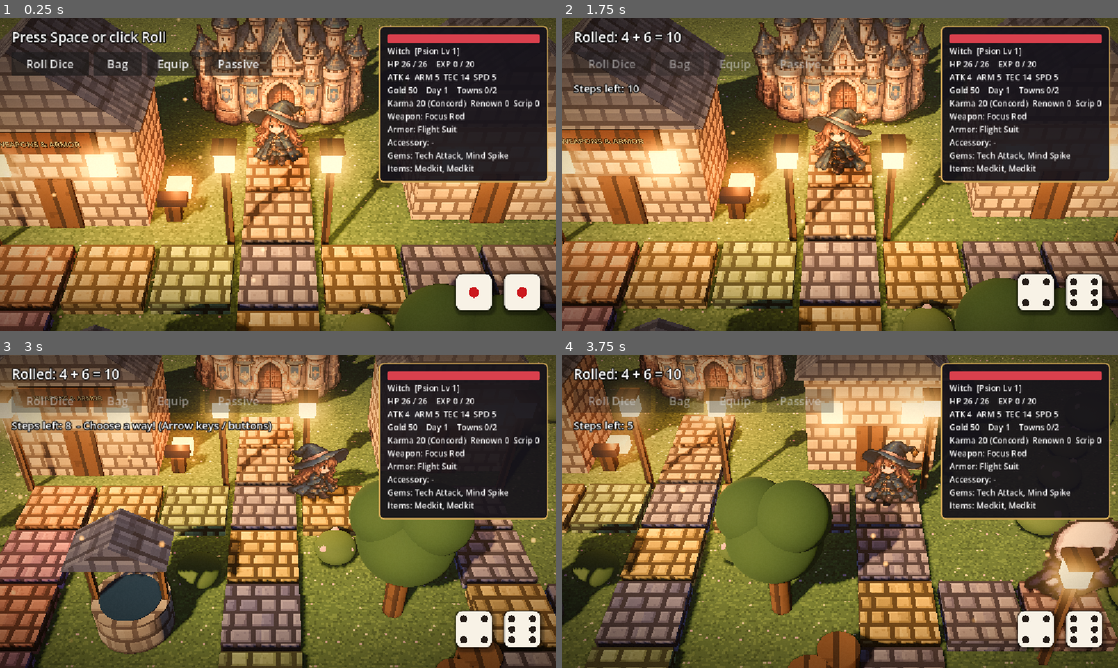
Above: before the commit, frames 1-4 (two rows, left to right).
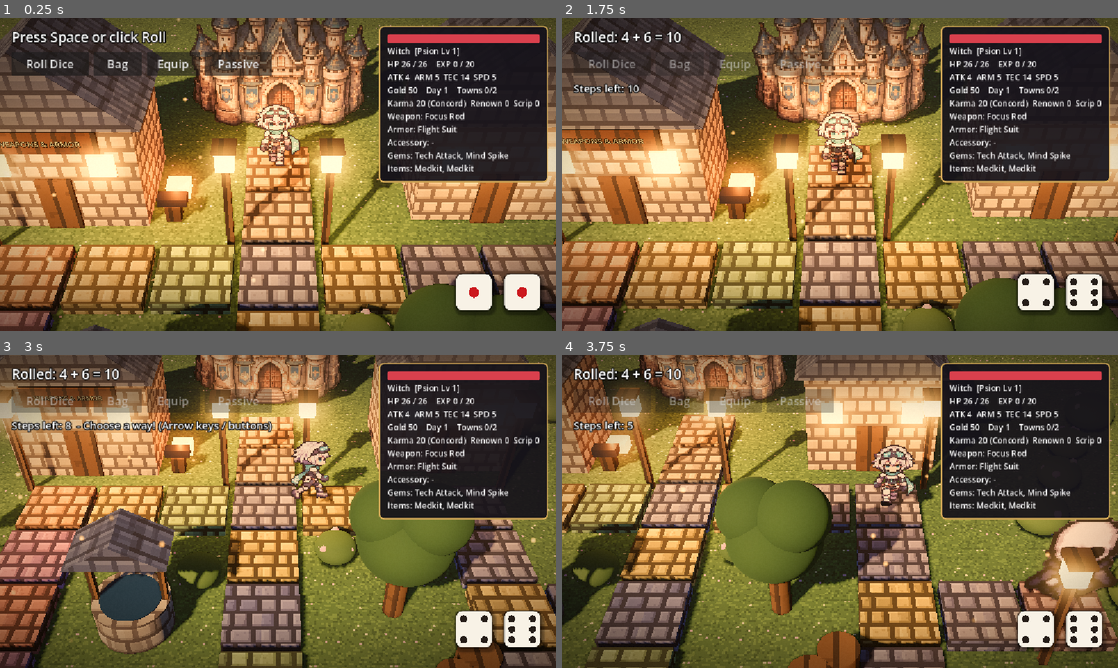
Above: after the commit, the same moments.

Repository: insomniainiu-dot/Project-Games
Game: Godot game, scene res://main.tscn
Two runs of this game, one before a commit and one after it. Both use one fixed random seed, a clock stepped at 60 frames per second and the inputs below.
Inputs (mouse positions are in pixels of both pictures, inside the frame that each line leads up to):
- Up to frame 1 (0.25 s): no input
- Up to frame 2 (1.75 s): click "Roll Dice" at 0.5 s; tap Enter (ui_accept) at 1.25, 1.52 s; move the mouse to (962, 158) at 1.27 s; hold Right (ui_right) from 1.28 s (still down); tap Z at 1.35 s
- Up to frame 3 (3 s): move the mouse to (166, 527) at 2.02 s; release Right (ui_right) at 2.03 s; hold Down (ui_down) 2.03-2.78 s; tap X at 2.1 s; tap Enter (ui_accept) at 2.27 s; move the mouse to (333, 442) at 2.77 s; hold Right (ui_right) from 2.78 s (still down); tap C at 2.85 s
- Up to frame 4 (3.75 s): move the mouse to (812, 574) at 3.52 s; release Right (ui_right) at 3.53 s; hold Up (ui_up) from 3.53 s (still down); tap 1 at 3.6 s

The runs differ from the first frame. In frame 1, 1.6% of the frame differs, in the area x 44-63%, y 26-48%; in frame 2, 1.6%; in frame 3, 1.6%, in the area x 51-69%, y 27-48%; in frame 4, 1.6%.

Commit message:
ADD character

Diff:
--- a/battle.gd
+++ b/battle.gd
@@ -55,8 +55,20 @@
 		var n: int = mon.frames
 		_mon_sprite.frame = n + int(_time * 6.0) % n # แถว 1 = หันซ้าย
 	if _player_sprite:
-		_player_sprite.frame = 21 if fmod(_time, 3.3) < 0.12 else 20 # ยืนหันขวา + กระพริบตา
-		_player_sprite.position.y = _player_home.y + sin(_time * 2.5) * 2.0
+		_player_sprite.frame = _player_idle_frame()
+
+
+## scout หันขวา (แถว 2 ของ scout_sheet): หายใจคอลัมน์ 0-3, กระพริบตาคอลัมน์ 4-5 ทุก 2 รอบหายใจ
+func _player_idle_frame() -> int:
+	const ROW := 2 * 10
+	var cycle := fmod(_time, 2.8)
+	var col := 0
+	if cycle >= 2.5: col = 3
+	elif cycle >= 1.5: col = 2
+	elif cycle >= 1.2: col = 1
+	elif int(_time / 2.8) % 2 == 1 and cycle >= 0.6 and cycle < 0.84:
+		col = 5 if cycle >= 0.66 and cycle < 0.78 else 4
+	return ROW + col
 
 
 # ================================================================ ลำดับการต่อสู้
@@ -337,7 +349,7 @@
 		shadow.color = Color(0, 0, 0, 0.35)
 		add_child(shadow)
 
-	_player_sprite = _make_sprite("res://witch_sheet.png", 4, 6, 2.2)
+	_player_sprite = _make_sprite("res://characters/scout_pixel/scout_sheet.png", 10, 4, 3.3)
 	_player_sprite.position = _player_home
 	add_child(_player_sprite)
 	_mon_sprite = _make_sprite(mon.sprite, mon.frames, 2, 2.2 * mon.scale)
--- /dev/null
+++ b/characters/scout_pixel/scout_demo.gd
@@ -0,0 +1,11 @@
+extends Node2D
+## Demo: arrow keys / WASD to walk, release to idle (breathing + blinking).
+
+const SPEED := 40.0
+
+@onready var scout: ScoutSprite = $Scout
+
+func _process(delta: float) -> void:
+	var v := Input.get_vector("ui_left", "ui_right", "ui_up", "ui_down")
+	scout.position += v * SPEED * delta
+	scout.set_velocity(v)
--- /dev/null
+++ b/characters/scout_pixel/scout_demo.tscn
@@ -0,0 +1,26 @@
+[gd_scene load_steps=4 format=3]
+
+[ext_resource type="Script" path="res://characters/scout_pixel/scout_demo.gd" id="1_demo"]
+[ext_resource type="SpriteFrames" path="res://characters/scout_pixel/scout_frames.tres" id="2_frames"]
+[ext_resource type="Script" path="res://characters/scout_pixel/scout_sprite.gd" id="3_sprite"]
+
+[node name="ScoutDemo" type="Node2D"]
+texture_filter = 1
+script = ExtResource("1_demo")
+
+[node name="Background" type="ColorRect" parent="."]
+offset_left = -200.0
+offset_top = -120.0
+offset_right = 200.0
+offset_bottom = 120.0
+color = Color(0.18, 0.2, 0.26, 1)
+
+[node name="Scout" type="AnimatedSprite2D" parent="."]
+texture_filter = 1
+sprite_frames = ExtResource("2_frames")
+animation = &"idle_down"
+offset = Vector2(0, -27)
+script = ExtResource("3_sprite")
+
+[node name="Camera2D" type="Camera2D" parent="."]
+zoom = Vector2(5, 5)
--- /dev/null
+++ b/characters/scout_pixel/scout_frames.tres
@@ -0,0 +1,381 @@
+[gd_resource type="SpriteFrames" format=3]
+
+[ext_resource type="Texture2D" path="res://characters/scout_pixel/scout_sheet.png" id="1_xpvgu"]
+
+[sub_resource type="AtlasTexture" id="AtlasTexture_rdndr"]
+atlas = ExtResource("1_xpvgu")
+region = Rect2(0, 0, 41, 60)
+
+[sub_resource type="AtlasTexture" id="AtlasTexture_yx3tu"]
+atlas = ExtResource("1_xpvgu")
+region = Rect2(164, 0, 41, 60)
+
+[sub_resource type="AtlasTexture" id="AtlasTexture_nr1g0"]
+atlas = ExtResource("1_xpvgu")
+region = Rect2(205, 0, 41, 60)
+
+[sub_resource type="AtlasTexture" id="AtlasTexture_2ntuf"]
+atlas = ExtResource("1_xpvgu")
+region = Rect2(41, 0, 41, 60)
+
+[sub_resource type="AtlasTexture" id="AtlasTexture_w8oa3"]
+atlas = ExtResource("1_xpvgu")
+region = Rect2(82, 0, 41, 60)
+
+[sub_resource type="AtlasTexture" id="AtlasTexture_h3jkv"]
+atlas = ExtResource("1_xpvgu")
+region = Rect2(123, 0, 41, 60)
+
+[sub_resource type="AtlasTexture" id="AtlasTexture_hevjs"]
+atlas = ExtResource("1_xpvgu")
+region = Rect2(0, 60, 41, 60)
+
+[sub_resource type="AtlasTexture" id="AtlasTexture_0mjwa"]
+atlas = ExtResource("1_xpvgu")
+region = Rect2(164, 60, 41, 60)
+
+[sub_resource type="AtlasTexture" id="AtlasTexture_2bmml"]
+atlas = ExtResource("1_xpvgu")
+region = Rect2(205, 60, 41, 60)
+
+[sub_resource type="AtlasTexture" id="AtlasTexture_0w5fn"]
+atlas = ExtResource("1_xpvgu")
+region = Rect2(41, 60, 41, 60)
+
+[sub_resource type="AtlasTexture" id="AtlasTexture_xnuw4"]
+atlas = ExtResource("1_xpvgu")
+region = Rect2(82, 60, 41, 60)
+
+[sub_resource type="AtlasTexture" id="AtlasTexture_q51df"]
+atlas = ExtResource("1_xpvgu")
+region = Rect2(123, 60, 41, 60)
+
+[sub_resource type="AtlasTexture" id="AtlasTexture_4xndk"]
+atlas = ExtResource("1_xpvgu")
+region = Rect2(0, 120, 41, 60)
+
+[sub_resource type="AtlasTexture" id="AtlasTexture_66a20"]
+atlas = ExtResource("1_xpvgu")
+region = Rect2(164, 120, 41, 60)
+
+[sub_resource type="AtlasTexture" id="AtlasTexture_oifcl"]
+atlas = ExtResource("1_xpvgu")
+region = Rect2(205, 120, 41, 60)
+
+[sub_resource type="AtlasTexture" id="AtlasTexture_rix4w"]
+atlas = ExtResource("1_xpvgu")
+region = Rect2(41, 120, 41, 60)
+
+[sub_resource type="AtlasTexture" id="AtlasTexture_tvpqd"]
+atlas = ExtResource("1_xpvgu")
+region = Rect2(82, 120, 41, 60)
+
+[sub_resource type="AtlasTexture" id="AtlasTexture_wiyta"]
+atlas = ExtResource("1_xpvgu")
+region = Rect2(123, 120, 41, 60)
+
+[sub_resource type="AtlasTexture" id="AtlasTexture_n347l"]
+atlas = ExtResource("1_xpvgu")
+region = Rect2(0, 180, 41, 60)
+
+[sub_resource type="AtlasTexture" id="AtlasTexture_s4xbf"]
+atlas = ExtResource("1_xpvgu")
+region = Rect2(41, 180, 41, 60)
+
+[sub_resource type="AtlasTexture" id="AtlasTexture_5304t"]
+atlas = ExtResource("1_xpvgu")
+region = Rect2(82, 180, 41, 60)
+
+[sub_resource type="AtlasTexture" id="AtlasTexture_ahjbc"]
+atlas = ExtResource("1_xpvgu")
+region = Rect2(123, 180, 41, 60)
+
+[sub_resource type="AtlasTexture" id="AtlasTexture_vujwy"]
+atlas = ExtResource("1_xpvgu")
+region = Rect2(246, 0, 41, 60)
+
+[sub_resource type="AtlasTexture" id="AtlasTexture_ic4gf"]
+atlas = ExtResource("1_xpvgu")
+region = Rect2(287, 0, 41, 60)
+
+[sub_resource type="AtlasTexture" id="AtlasTexture_i0xhb"]
+atlas = ExtResource("1_xpvgu")
+region = Rect2(328, 0, 41, 60)
+
+[sub_resource type="AtlasTexture" id="AtlasTexture_3dh0n"]
+atlas = ExtResource("1_xpvgu")
+region = Rect2(369, 0, 41, 60)
+
+[sub_resource type="AtlasTexture" id="AtlasTexture_k4qct"]
+atlas = ExtResource("1_xpvgu")
+region = Rect2(246, 60, 41, 60)
+
+[sub_resource type="AtlasTexture" id="AtlasTexture_wq0m4"]
+atlas = ExtResource("1_xpvgu")
+region = Rect2(287, 60, 41, 60)
+
+[sub_resource type="AtlasTexture" id="AtlasTexture_pqdd6"]
+atlas = ExtResource("1_xpvgu")
+region = Rect2(328, 60, 41, 60)
+
+[sub_resource type="AtlasTexture" id="AtlasTexture_8wti0"]
+atlas = ExtResource("1_xpvgu")
+region = Rect2(369, 60, 41, 60)
+
+[sub_resource type="AtlasTexture" id="AtlasTexture_alnye"]
+atlas = ExtResource("1_xpvgu")
+region = Rect2(246, 120, 41, 60)
+
+[sub_resource type="AtlasTexture" id="AtlasTexture_vbvy1"]
+atlas = ExtResource("1_xpvgu")
+region = Rect2(287, 120, 41, 60)
+
+[sub_resource type="AtlasTexture" id="AtlasTexture_djnqv"]
+atlas = ExtResource("1_xpvgu")
+region = Rect2(328, 120, 41, 60)
+
+[sub_resource type="AtlasTexture" id="AtlasTexture_vb414"]
+atlas = ExtResource("1_xpvgu")
+region = Rect2(369, 120, 41, 60)
+
+[sub_resource type="AtlasTexture" id="AtlasTexture_8mx6x"]
+atlas = ExtResource("1_xpvgu")
+region = Rect2(246, 180, 41, 60)
+
+[sub_resource type="AtlasTexture" id="AtlasTexture_6inh1"]
+atlas = ExtResource("1_xpvgu")
+region = Rect2(287, 180, 41, 60)
+
+[sub_resource type="AtlasTexture" id="AtlasTexture_xg1n5"]
+atlas = ExtResource("1_xpvgu")
+region = Rect2(328, 180, 41, 60)
+
+[sub_resource type="AtlasTexture" id="AtlasTexture_5bcma"]
+atlas = ExtResource("1_xpvgu")
+region = Rect2(369, 180, 41, 60)
+
+[resource]
+animations = [{
+"frames": [{
+"duration": 4.0,
+"texture": SubResource("AtlasTexture_rdndr")
+}, {
+"duration": 0.7,
+"texture": SubResource("AtlasTexture_yx3tu")
+}, {
+"duration": 1.3,
+"texture": SubResource("AtlasTexture_nr1g0")
+}, {
+"duration": 0.7,
+"texture": SubResource("AtlasTexture_yx3tu")
+}, {
+"duration": 5.3,
+"texture": SubResource("AtlasTexture_rdndr")
+}, {
+"duration": 3.0,
+"texture": SubResource("AtlasTexture_2ntuf")
+}, {
+"duration": 10.0,
+"texture": SubResource("AtlasTexture_w8oa3")
+}, {
+"duration": 3.0,
+"texture": SubResource("AtlasTexture_h3jkv")
+}],
+"loop": 1,
+"name": &"idle_blink_down",
+"speed": 10.0
+}, {
+"frames": [{
+"duration": 4.0,
+"texture": SubResource("AtlasTexture_hevjs")
+}, {
+"duration": 0.7,
+"texture": SubResource("AtlasTexture_0mjwa")
+}, {
+"duration": 1.3,
+"texture": SubResource("AtlasTexture_2bmml")
+}, {
+"duration": 0.7,
+"texture": SubResource("AtlasTexture_0mjwa")
+}, {
+"duration": 5.3,
+"texture": SubResource("AtlasTexture_hevjs")
+}, {
+"duration": 3.0,
+"texture": SubResource("AtlasTexture_0w5fn")
+}, {
+"duration": 10.0,
+"texture": SubResource("AtlasTexture_xnuw4")
+}, {
+"duration": 3.0,
+"texture": SubResource("AtlasTexture_q51df")
+}],
+"loop": 1,
+"name": &"idle_blink_left",
+"speed": 10.0
+}, {
+"frames": [{
+"duration": 4.0,
+"texture": SubResource("AtlasTexture_4xndk")
+}, {
+"duration": 0.7,
+"texture": SubResource("AtlasTexture_66a20")
+}, {
+"duration": 1.3,
+"texture": SubResource("AtlasTexture_oifcl")
+}, {
+"duration": 0.7,
+"texture": SubResource("AtlasTexture_66a20")
+}, {
+"duration": 5.3,
+"texture": SubResource("AtlasTexture_4xndk")
+}, {
+"duration": 3.0,
+"texture": SubResource("AtlasTexture_rix4w")
+}, {
+"duration": 10.0,
+"texture": SubResource("AtlasTexture_tvpqd")
+}, {
+"duration": 3.0,
+"texture": SubResource("AtlasTexture_wiyta")
+}],
+"loop": 1,
+"name": &"idle_blink_right",
+"speed": 10.0
+}, {
+"frames": [{
+"duration": 12.0,
+"texture": SubResource("AtlasTexture_rdndr")
+}, {
+"duration": 3.0,
+"texture": SubResource("AtlasTexture_2ntuf")
+}, {
+"duration": 10.0,
+"texture": SubResource("AtlasTexture_w8oa3")
+}, {
+"duration": 3.0,
+"texture": SubResource("AtlasTexture_h3jkv")
+}],
+"loop": 1,
+"name": &"idle_down",
+"speed": 10.0
+}, {
+"frames": [{
+"duration": 12.0,
+"texture": SubResource("AtlasTexture_hevjs")
+}, {
+"duration": 3.0,
+"texture": SubResource("AtlasTexture_0w5fn")
+}, {
+"duration": 10.0,
+"texture": SubResource("AtlasTexture_xnuw4")
+}, {
+"duration": 3.0,
+"texture": SubResource("AtlasTexture_q51df")
+}],
+"loop": 1,
+"name": &"idle_left",
+"speed": 10.0
+}, {
+"frames": [{
+"duration": 12.0,
+"texture": SubResource("AtlasTexture_4xndk")
+}, {
+"duration": 3.0,
+"texture": SubResource("AtlasTexture_rix4w")
+}, {
+"duration": 10.0,
+"texture": SubResource("AtlasTexture_tvpqd")
+}, {
+"duration": 3.0,
+"texture": SubResource("AtlasTexture_wiyta")
+}],
+"loop": 1,
+"name": &"idle_right",
+"speed": 10.0
+}, {
+"frames": [{
+"duration": 12.0,
+"texture": SubResource("AtlasTexture_n347l")
+}, {
+"duration": 3.0,
+"texture": SubResource("AtlasTexture_s4xbf")
+}, {
+"duration": 10.0,
+"texture": SubResource("AtlasTexture_5304t")
+}, {
+"duration": 3.0,
+"texture": SubResource("AtlasTexture_ahjbc")
+}],
+"loop": 1,
+"name": &"idle_up",
+"speed": 10.0
+}, {
+"frames": [{
+"duration": 1.5,
+"texture": SubResource("AtlasTexture_vujwy")
+}, {
+"duration": 1.5,
+"texture": SubResource("AtlasTexture_ic4gf")
+}, {
+"duration": 1.5,
+"texture": SubResource("AtlasTexture_i0xhb")
+}, {
+"duration": 1.5,
+"texture": SubResource("AtlasTexture_3dh0n")
+}],
+"loop": 1,
+"name": &"walk_down",
+"speed": 10.0
+}, {
+"frames": [{
+"duration": 1.5,
+"texture": SubResource("AtlasTexture_k4qct")
+}, {
+"duration": 1.5,
+"texture": SubResource("AtlasTexture_wq0m4")
+}, {
+"duration": 1.5,
+"texture": SubResource("AtlasTexture_pqdd6")
+}, {
+"duration": 1.5,
+"texture": SubResource("AtlasTexture_8wti0")
+}],
+"loop": 1,
+"name": &"walk_left",
+"speed": 10.0
+}, {
+"frames": [{
+"duration": 1.5,
+"texture": SubResource("AtlasTexture_alnye")
+}, {
+"duration": 1.5,
+"texture": SubResource("AtlasTexture_vbvy1")
+}, {
+"duration": 1.5,
+"texture": SubResource("AtlasTexture_djnqv")
+}, {
+"duration": 1.5,
+"texture": SubResource("AtlasTexture_vb414")
+}],
+"loop": 1,
+"name": &"walk_right",
+"speed": 10.0
+}, {
+"frames": [{
+"duration": 1.5,
+"texture": SubResource("AtlasTexture_8mx6x")
+}, {
+"duration": 1.5,
+"texture": SubResource("AtlasTexture_6inh1")
+}, {
+"duration": 1.5,
+"texture": SubResource("AtlasTexture_xg1n5")
+}, {
+"duration": 1.5,
+"texture": SubResource("AtlasTexture_5bcma")
+}],
+"loop": 1,
+"name": &"walk_up",
+"speed": 10.0
+}]
--- /dev/null
+++ b/characters/scout_pixel/scout_sprite.gd
@@ -0,0 +1,46 @@
+class_name ScoutSprite
+extends AnimatedSprite2D
+## Pixel scout: idle (breathing) with random blinks + 4-direction walk.
+## Call set_state(direction, moving) from your movement code.
+
+const DIRS := ["down", "left", "right", "up"]
+
+@export_enum("down", "left", "right", "up") var facing := "down"
+@export var moving := false
+## Chance that the next idle breath loop (~2.8 s) contains a blink.
+@export_range(0.0, 1.0) var blink_chance := 0.45
+
+func _ready() -> void:
+	texture_filter = CanvasItem.TEXTURE_FILTER_NEAREST
+	animation_looped.connect(_on_animation_looped)
+	_refresh()
+	# desync multiple characters on screen
+	frame = randi() % sprite_frames.get_frame_count(animation)
+
+func set_state(direction: String, is_moving: bool) -> void:
+	if direction == facing and is_moving == moving:
+		return
+	facing = direction
+	moving = is_moving
+	_refresh()
+
+## Convert a movement vector into a facing + moving state.
+func set_velocity(v: Vector2) -> void:
+	if v.length_squared() < 0.01:
+		set_state(facing, false)
+	elif absf(v.x) > absf(v.y):
+		set_state("right" if v.x > 0.0 else "left", true)
+	else:
+		set_state("down" if v.y > 0.0 else "up", true)
+
+func _refresh() -> void:
+	play(("walk_" if moving else "idle_") + facing)
+
+func _on_animation_looped() -> void:
+	if moving:
+		return
+	var next := "idle_" + facing
+	if facing != "up" and randf() < blink_chance:
+		next = "idle_blink_" + facing
+	if next != animation:
+		play(next)
--- a/combat/cc_bridge.gd
+++ b/combat/cc_bridge.gd
@@ -44,6 +44,6 @@
 static func portraits(monster_id: String) -> Array:
 	var m: Dictionary = GameData.MONSTERS[monster_id]
 	return [
-		{"texture": load("res://witch_sheet.png"), "hframes": 4, "vframes": 6, "frame": 16},
+		{"texture": load("res://characters/scout_pixel/scout_sheet.png"), "hframes": 10, "vframes": 4, "frame": 0},
 		{"texture": load(m.sprite), "hframes": m.frames, "vframes": 2, "frame": 0, "tint": m.tint},
 	]
--- a/dice_duel/dd_board_bridge.gd
+++ b/dice_duel/dd_board_bridge.gd
@@ -35,6 +35,6 @@
 static func portraits(monster_id: String) -> Array:
 	var m: Dictionary = GameData.MONSTERS[monster_id]
 	return [
-		{"texture": load("res://witch_sheet.png"), "hframes": 4, "vframes": 6, "frame": 16},
+		{"texture": load("res://characters/scout_pixel/scout_sheet.png"), "hframes": 10, "vframes": 4, "frame": 0},
 		{"texture": load(m.sprite), "hframes": m.frames, "vframes": 2, "frame": 0, "tint": m.tint},
 	]
--- a/witch.gd
+++ b/witch.gd
@@ -1,29 +1,30 @@
 class_name Witch
 extends Node3D
-## ตัวละครแม่มดแบบ HD-2D: สไปรต์พิกเซล 2D (Sprite3D) ที่ยืนอยู่ในโลก 3D
-## ใช้สไปรต์ชีต witch_sheet.png = 4 คอลัมน์ x 6 แถว
-##   แถว 0-3 : เดิน ลง / ซ้าย / ขวา / ขึ้น (4 เฟรม)
-##   แถว 4   : ยืนลง, กระพริบตาลง, ยืนซ้าย, กระพริบตาซ้าย
-##   แถว 5   : ยืนขวา, กระพริบตาขวา, ยืนขึ้น, ยืนขึ้น(ท่าสลับ)
+## ตัวละครผู้เล่นแบบ HD-2D: สไปรต์พิกเซล 2D (Sprite3D) ที่ยืนอยู่ในโลก 3D
+## (ชื่อคลาสยังเป็น Witch เพื่อไม่ต้องแก้โค้ดที่เรียกใช้ — ภาพเป็นตัว scout แล้ว)
+## ใช้สไปรต์ชีต characters/scout_pixel/scout_sheet.png = 10 คอลัมน์ x 4 แถว (เฟรม 41x60)
+##   แถว 0-3 : หันลง / ซ้าย / ขวา / ขึ้น
+##   คอลัมน์ 0-3 : หายใจ (พัก, อกยก, หัวยกตาม, อกลง-หัวตามช้า)
+##   คอลัมน์ 4-5 : ตาปิดครึ่ง, ตาปิดสนิท (วาดบนท่าพัก คอลัมน์ 0)
+##   คอลัมน์ 6-9 : เดิน 4 เฟรม
 
 enum Dir { DOWN, LEFT, RIGHT, UP }
 
-const HEIGHT := 1.25 # ความสูงตัวละครในหน่วยโลก 3D (1 ช่อง = 1.0)
+const SHEET := "res://characters/scout_pixel/scout_sheet.png"
+const COLS := 10
+const ROWS := 4
+const HEIGHT := 1.25 # ความสูงเฟรมในหน่วยโลก 3D (1 ช่อง = 1.0)
+const FEET_PAD := 2  # พิกเซลว่างใต้เท้าในเฟรม
 const WALK_FPS := 8.0
-
-# เฟรมยืนนิ่ง [ปกติ, กระพริบตา] ของแต่ละทิศ (เลขเฟรม = แถว*4 + คอลัมน์)
-const IDLE_FRAMES := {
-	Dir.DOWN: [16, 17],
-	Dir.LEFT: [18, 19],
-	Dir.RIGHT: [20, 21],
-	Dir.UP: [22, 22], # หันหลังมองไม่เห็นตา
-}
+const WALK_COL := 6
+const BLINK_HALF_COL := 4
+const BLINK_SHUT_COL := 5
 
 # ---- ปรับความมีชีวิตชีวาตรงนี้ ----
-const BREATH_SPEED := 2.4     # วินาทีต่อการหายใจ 1 รอบ
-const BREATH_AMOUNT := 0.025  # ตัวยืดขึ้นลงกี่ส่วน ตอนหายใจ
-const SWAY_AMOUNT := 0.03     # โยกตัวซ้ายขวาเบา ๆ (หน่วยโลก)
-const BLINK_TIME := 0.12      # ระยะเวลาหลับตา (วินาที)
+# ระยะเวลาของเฟรมหายใจ คอลัมน์ 0..3 (วินาที) รวม ~2.8 วิ/รอบ
+const BREATH_TIMES := [1.2, 0.3, 1.0, 0.3]
+const BLINK_HALF := 0.06      # ตาปิดครึ่ง (ขาลง/ขาขึ้น)
+const BLINK_SHUT := 0.12      # ตาปิดสนิท
 const BLINK_MIN := 2.0        # กระพริบตาทุก ๆ 2-5 วินาที
 const BLINK_MAX := 5.0
 
@@ -31,79 +32,86 @@
 var walking := false
 var sprite: Sprite3D
 var _anim_time := 0.0
-var _idle_time := 0.0
+var _breath_col := 0
+var _breath_left := 0.0
 var _base_y := 0.0
 var _blink_wait := 0.0
-var _blink_left := 0.0
+var _blink_t := -1.0 # < 0 = ไม่ได้กระพริบอยู่
 var _double_blink := false
 
 
 func _init() -> void:
 	sprite = Sprite3D.new()
-	sprite.texture = load("res://witch_sheet.png")
-	sprite.hframes = 4
-	sprite.vframes = 6
-	var frame_height := sprite.texture.get_height() / 6.0
+	sprite.texture = load(SHEET)
+	sprite.hframes = COLS
+	sprite.vframes = ROWS
+	var frame_height := sprite.texture.get_height() / float(ROWS)
 	sprite.pixel_size = HEIGHT / frame_height
 	sprite.billboard = BaseMaterial3D.BILLBOARD_FIXED_Y # หันเข้ากล้องเสมอ แต่ยืนตรง
 	sprite.texture_filter = BaseMaterial3D.TEXTURE_FILTER_NEAREST # พิกเซลคม
 	sprite.alpha_cut = SpriteBase3D.ALPHA_CUT_DISCARD # ทำให้เงาเป็นรูปตัวละคร
 	sprite.shaded = true # รับแสงจากตะเกียง/แสงแดด
 	sprite.cast_shadow = GeometryInstance3D.SHADOW_CASTING_SETTING_ON
-	_base_y = HEIGHT / 2.0 # ยกขึ้นให้เท้าแตะพื้นที่จุด position
+	# ยกขึ้นให้เท้าแตะพื้นที่จุด position
+	_base_y = HEIGHT / 2.0 - FEET_PAD * sprite.pixel_size
 	sprite.position.y = _base_y
 	add_child(sprite)
 	_blink_wait = randf_range(BLINK_MIN, BLINK_MAX)
+	# สุ่มจังหวะหายใจเริ่มต้น ตัวละครหลายตัวจะได้ไม่หายใจพร้อมกัน
+	_breath_col = randi() % BREATH_TIMES.size()
+	_breath_left = randf() * float(BREATH_TIMES[_breath_col])
 	_update_frame()
 
 
 func _process(delta: float) -> void:
 	if walking:
 		_anim_time += delta
-		_idle_time = 0.0
 	else:
 		_anim_time = 0.0
-		_idle_time += delta
+		_update_breathing(delta)
 		_update_blink(delta)
-		_update_breathing()
 	_update_frame()
 
 
 func _update_frame() -> void:
+	var row := int(facing) * COLS
 	if walking:
-		var col := int(_anim_time * WALK_FPS) % 4
-		sprite.frame = int(facing) * 4 + col
-	else:
-		var idle: Array = IDLE_FRAMES[facing]
-		sprite.frame = idle[1] if _blink_left > 0.0 else idle[0]
+		sprite.frame = row + WALK_COL + int(_anim_time * WALK_FPS) % 4
+		return
+	var col := _breath_col
+	if _blink_t >= 0.0 and facing != Dir.UP:
+		col = BLINK_SHUT_COL if _blink_t >= BLINK_HALF and _blink_t < BLINK_HALF + BLINK_SHUT else BLINK_HALF_COL
+	sprite.frame = row + col
+
+
+## หายใจด้วยเฟรมพิกเซล (อก/หัวขยับทีละ 1 px) — ไม่ยืดสไปรต์ พิกเซลเลยคม
+func _update_breathing(delta: float) -> void:
+	if _blink_t >= 0.0:
+		return # ค้างท่าพักไว้ระหว่างกระพริบตา
+	_breath_left -= delta
+	if _breath_left <= 0.0:
+		_breath_col = (_breath_col + 1) % BREATH_TIMES.size()
+		_breath_left += float(BREATH_TIMES[_breath_col])
 
 
 ## กระพริบตาแบบสุ่ม บางครั้งกระพริบ 2 ครั้งติดกัน
+## เฟรมกระพริบวาดบนท่าพัก จึงเริ่มกระพริบเฉพาะตอนหายใจอยู่ท่าพัก (คอลัมน์ 0)
 func _update_blink(delta: float) -> void:
-	if _blink_left > 0.0:
-		_blink_left -= delta
-		if _blink_left <= 0.0:
+	if _blink_t >= 0.0:
+		_blink_t += delta
+		if _blink_t >= BLINK_HALF * 2.0 + BLINK_SHUT:
+			_blink_t = -1.0
 			if _double_blink:
 				_double_blink = false
-				_blink_wait = 0.15
+				_blink_wait = 0.12
 			else:
 				_blink_wait = randf_range(BLINK_MIN, BLINK_MAX)
 		return
 	_blink_wait -= delta
-	if _blink_wait <= 0.0:
-		_blink_left = BLINK_TIME
-		_double_blink = randf() < 0.25
-
-
-## หายใจ: ตัวยืด/หดเล็กน้อย เท้ายังติดพื้น + โยกตัวเบา ๆ
-func _update_breathing() -> void:
-	var t := _idle_time * TAU / BREATH_SPEED
-	var breath := (sin(t) + 1.0) * 0.5 # 0..1
-	var sy := 1.0 + breath * BREATH_AMOUNT
-	var sx := 1.0 - breath * BREATH_AMOUNT * 0.4
-	sprite.scale = Vector3(sx, sy, 1.0)
-	sprite.position.y = _base_y * sy # ชดเชยให้เท้าไม่ลอย
-	sprite.position.x = sin(t * 0.5) * SWAY_AMOUNT
+	if _blink_wait <= 0.0 and _breath_col == 0:
+		_blink_t = 0.0
+		if _double_blink == false:
+			_double_blink = randf() < 0.25
 
 
 func face_toward(direction: Vector3) -> void:
@@ -116,7 +124,7 @@
 ## เริ่ม/จบการเดิน (ใช้ร่วมกับ step_to)
 func begin_walk() -> void:
 	walking = true
-	sprite.scale = Vector3.ONE
+	_blink_t = -1.0
 	sprite.position = Vector3(0, _base_y, 0)
 
 
@@ -124,6 +132,8 @@
 	walking = false
 	if face_camera:
 		facing = Dir.DOWN # หยุดแล้วหันหน้าเข้ากล้อง
+	_breath_col = 0
+	_breath_left = float(BREATH_TIMES[0])
 	_blink_wait = randf_range(0.6, 1.5) # หยุดแล้วเดี๋ยวกระพริบตา
 
 
Not shown, added: characters/scout_pixel/scout_demo.gd.uid
Binary file added: characters/scout_pixel/scout_sheet.png
Not shown, added: characters/scout_pixel/scout_sheet.png.import
Not shown, added: characters/scout_pixel/scout_sprite.gd.uid
Not shown, added: characters/scout_pixel/scout.pxo
